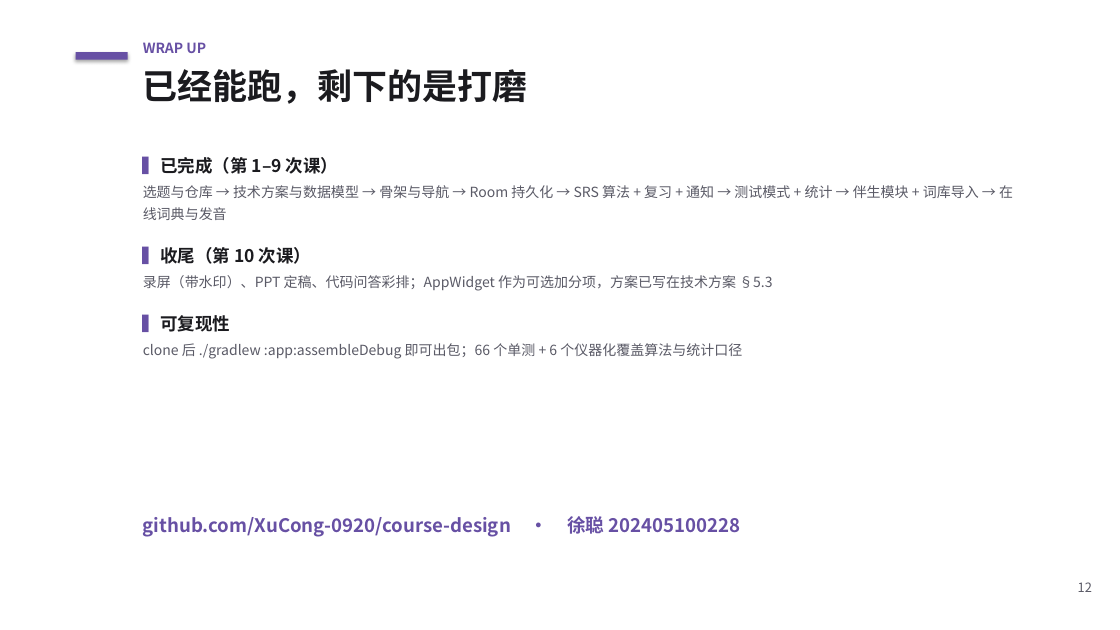
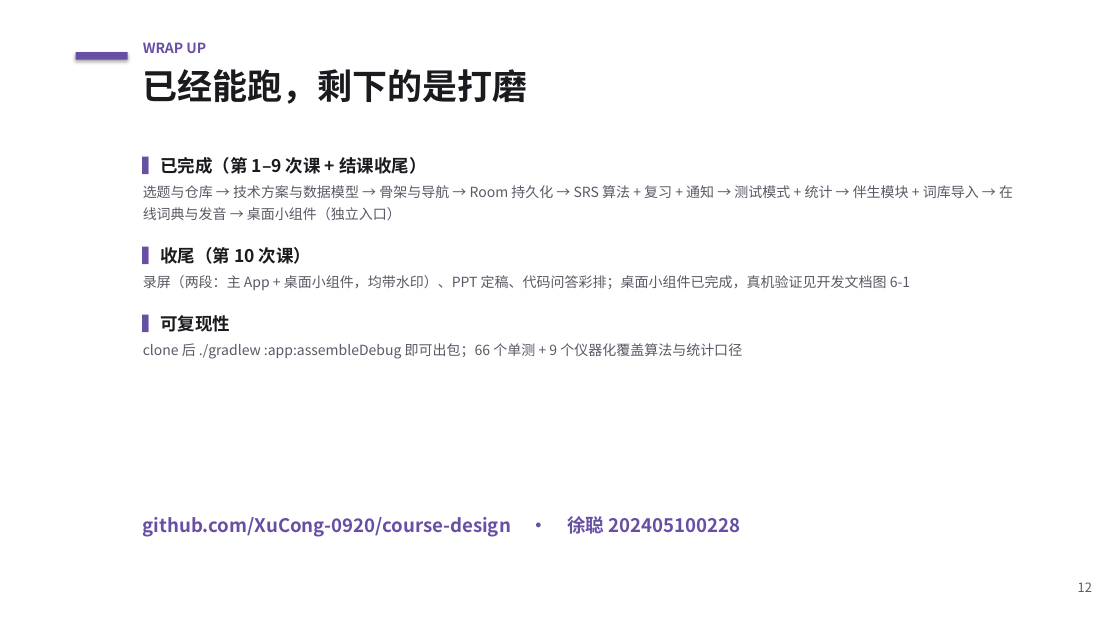
Before and after one commit to XuCong-0920/course-design, a slide deck: slide 12 of docs/演示PPT.pptx. Drawn at 1120x630 pixels with LibreOffice and Linux fonts; fonts in the diff are those of the drawing. Boxes give left, top, right and bottom in pixels: in the first picture for what was removed or moved away, otherwise in the second. Text is boxed around its words. In the diff, an @@ line names an element or a change of style, - is before the commit and + after.

Commit message:
docs: 班级更正为物联网242，开发文档补桌面小组件章节；新增用户测试报告并同步 PPT/README

```diff
--- a/docs/演示PPT.pptx
+++ b/docs/演示PPT.pptx
@@ text at box(143, 156, 1013, 220): text changed @@
-▍已完成（第 1–9 次课）
-选题与仓库 → 技术方案与数据模型 → 骨架与导航 → Room 持久化 → SRS 算法 + 复习 + 通知 → 测试模式 + 统计 → 伴生模块 + 词库导入 → 在线词典与发音
+▍已完成（第 1–9 次课 + 结课收尾）
+选题与仓库 → 技术方案与数据模型 → 骨架与导航 → Room 持久化 → SRS 算法 + 复习 + 通知 → 测试模式 + 统计 → 伴生模块 + 词库导入 → 在线词典与发音 → 桌面小组件（独立入口）
@@ text at box(143, 275, 910, 290): text changed @@
-录屏（带水印）、PPT 定稿、代码问答彩排；AppWidget 作为可选加分项，方案已写在技术方案 §5.3
+录屏（两段：主 App + 桌面小组件，均带水印）、PPT 定稿、代码问答彩排；桌面小组件已完成，真机验证见开发文档图 6-1
@@ text at box(143, 343, 742, 359): text changed @@
-clone 后 ./gradlew :app:assembleDebug 即可出包；66 个单测 + 6 个仪器化覆盖算法与统计口径
+clone 后 ./gradlew :app:assembleDebug 即可出包；66 个单测 + 9 个仪器化覆盖算法与统计口径
```
Also in this commit, not shown: 2 other slides changed, 4 other files.
